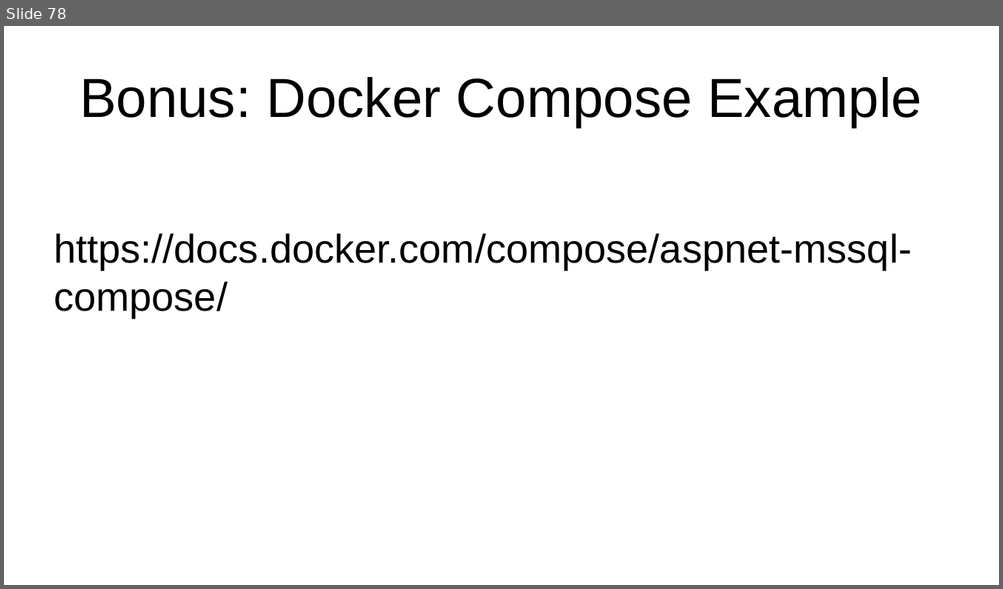
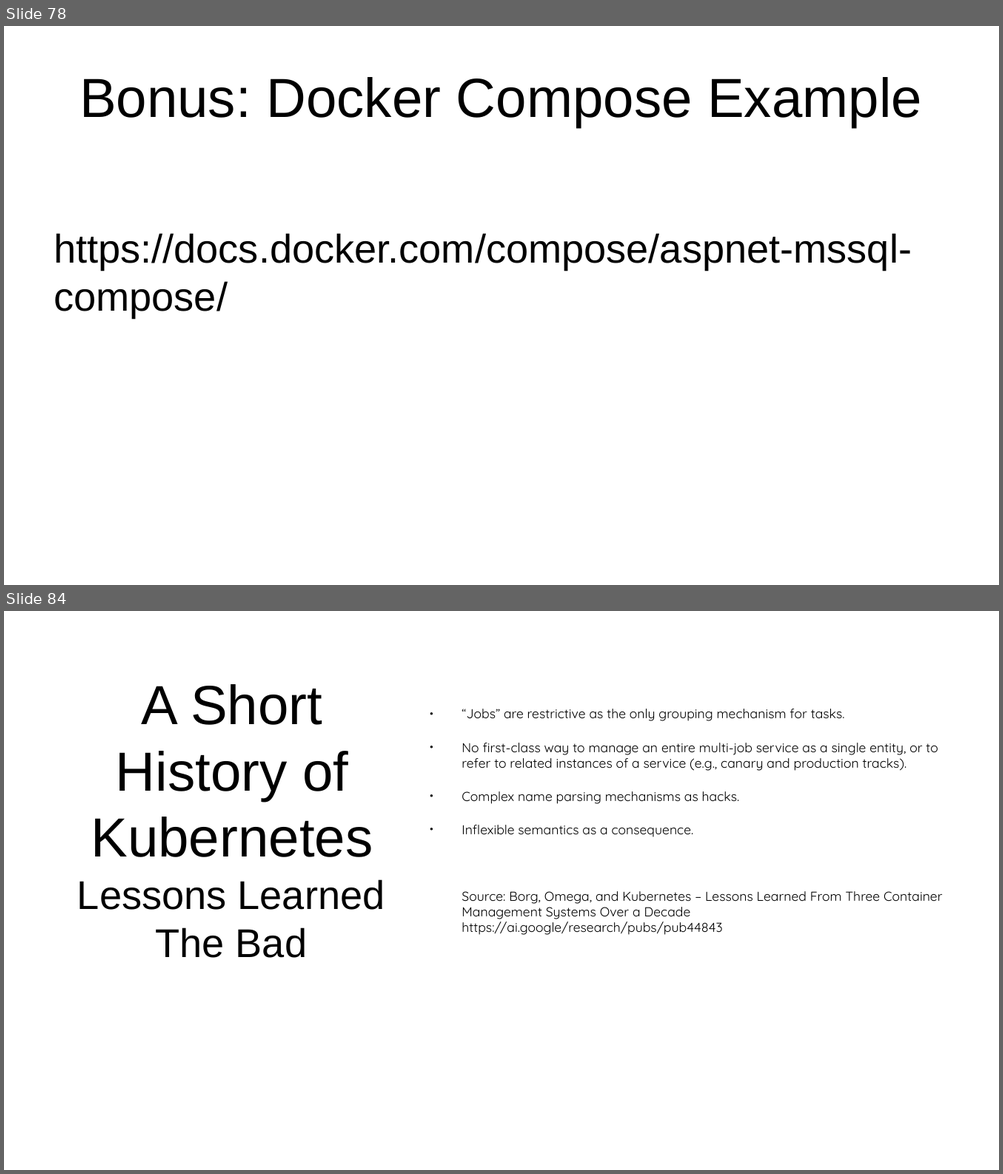
Before and after one commit to JasonvanBrackel/ContainYourEnthusiasm, a slide deck: Contain Your Enthusiasm 2018.2.odp. Shown one above the other, each under a label of ours: slide 78 before the commit, slides 78 and 84 after it; the slides between them are not shown. The pictures are 1003x589 and 1003x1174 pixels, drawn with LibreOffice and Linux fonts; fonts in the diff are those of the drawing; background and template pictures are left out. Boxes give left, top, right and bottom in pixels: in the first picture for what was removed or moved away, otherwise in the second. Text is boxed around its words. In the diff, an @@ line names an element or a change of style, - is before the commit and + after.

```diff
--- a/Contain Your Enthusiasm 2018.2.odp
+++ b/Contain Your Enthusiasm 2018.2.odp
@@ slide 84 added at (4,611,999,1170), background #FFFFFF @@
@@ title added at (91,684,373,857), 44 pt, text #000000 @@
+A Short History of Kubernetes
@@ text added at (461,709,942,935), 10.4 pt, text #000000 @@
+● “Jobs” are restrictive as the only grouping mechanism for tasks.
+● No first-class way to manage an entire multi-job service as a single entity, or to refer to related instances of a service (e.g., canary and production tracks).
+● Complex name parsing mechanisms as hacks.
+● Inflexible semantics as a consequence.
+Source: Borg, Omega, and Kubernetes – Lessons Learned From Three Container Management Systems Over a Decade
+https://ai.google/research/pubs/pub44843
@@ text added at (77,880,385,958), 32 pt, text #000000 @@
+Lessons Learned
+The Bad
```
Also in this commit, not shown: 40 other slides added, 1 slide removed.
